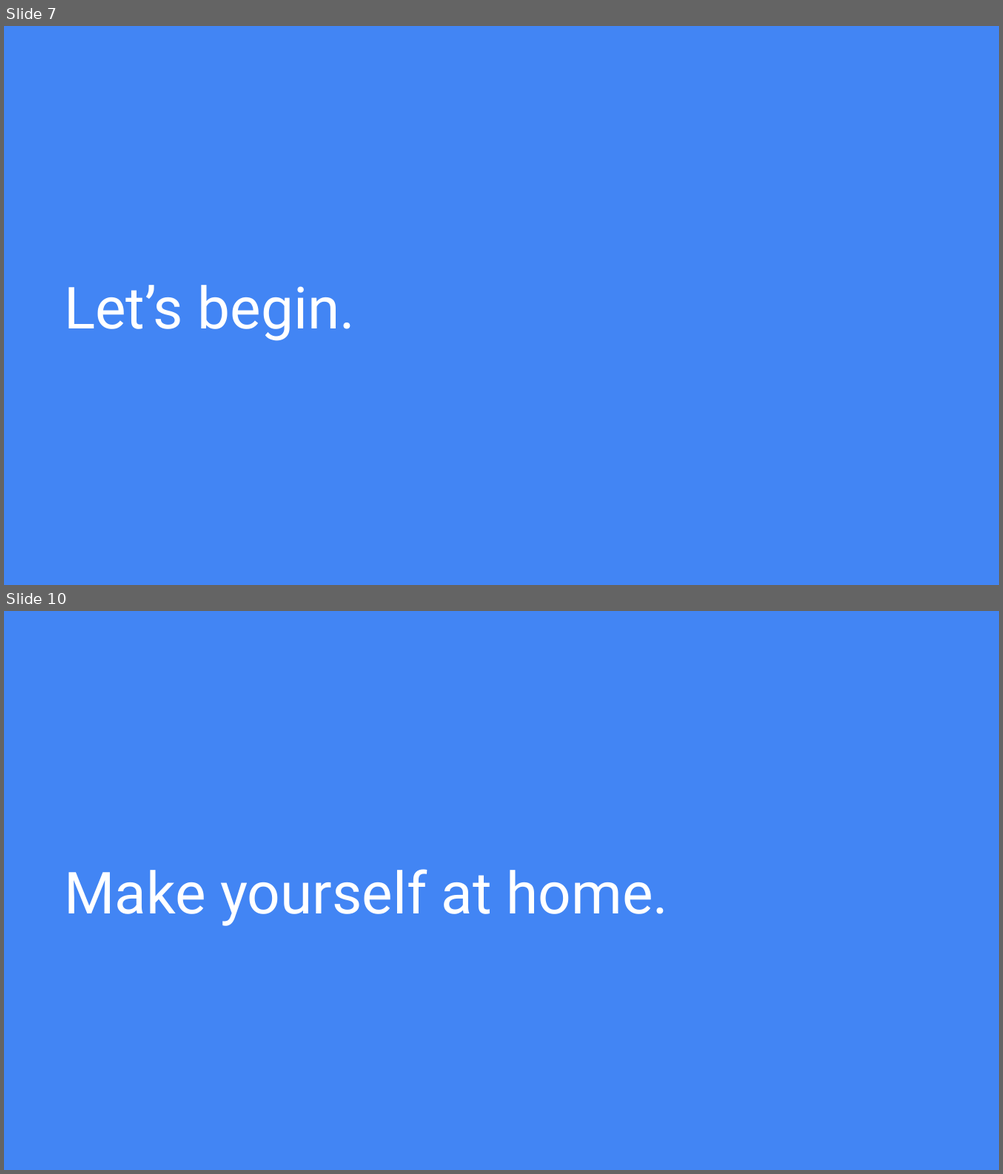
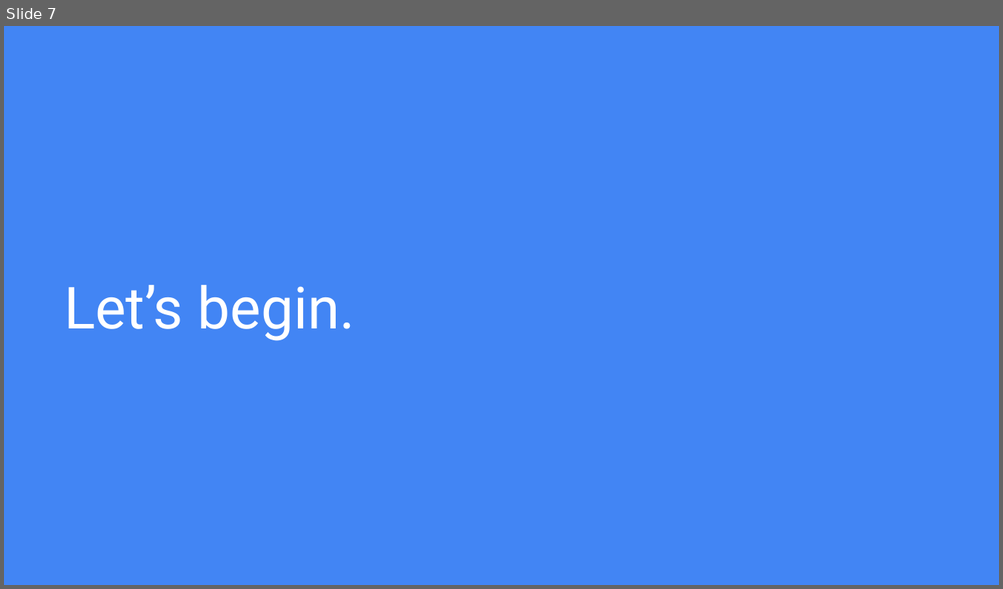
Before and after one commit to jojokarlin/Git_DRI_Jan_2017, a slide deck: GitHub.pptx. Shown one above the other, each under a label of ours: slides 7 and 10 before the commit, slide 7 after it; the slides between them are not shown. The pictures are 1003x1174 and 1003x589 pixels, drawn with LibreOffice and Linux fonts; fonts in the diff are those of the drawing. Boxes give left, top, right and bottom in pixels: in the first picture for what was removed or moved away, otherwise in the second. Text is boxed around its words. In the diff, an @@ line names an element or a change of style, - is before the commit and + after.

```diff
--- a/GitHub.pptx
+++ b/GitHub.pptx
@@ slide 10 removed at box(4, 611, 999, 1170), background #4285F4 @@
@@ title removed at box(64, 869, 669, 926) @@
-Make yourself at home.
```
Also in this commit, not shown: 8 slides changed, 2 other slides removed, 5 other files.
